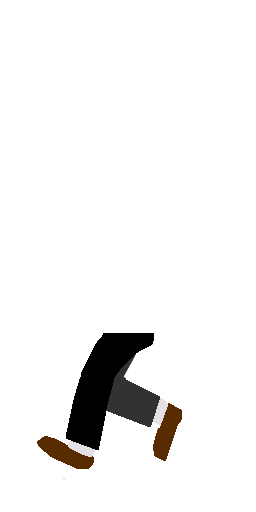
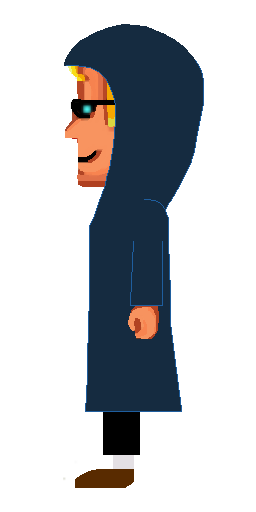
Layers edited between the first and the second 256 × 512 image:
hid "Legs2L" over left=34, top=333, right=182, bottom=481
added layer "Pasted Layer #2" above "Base copy" over left=64, top=24, right=204, bottom=412
showed "Base copy" over left=63, top=31, right=204, bottom=488
